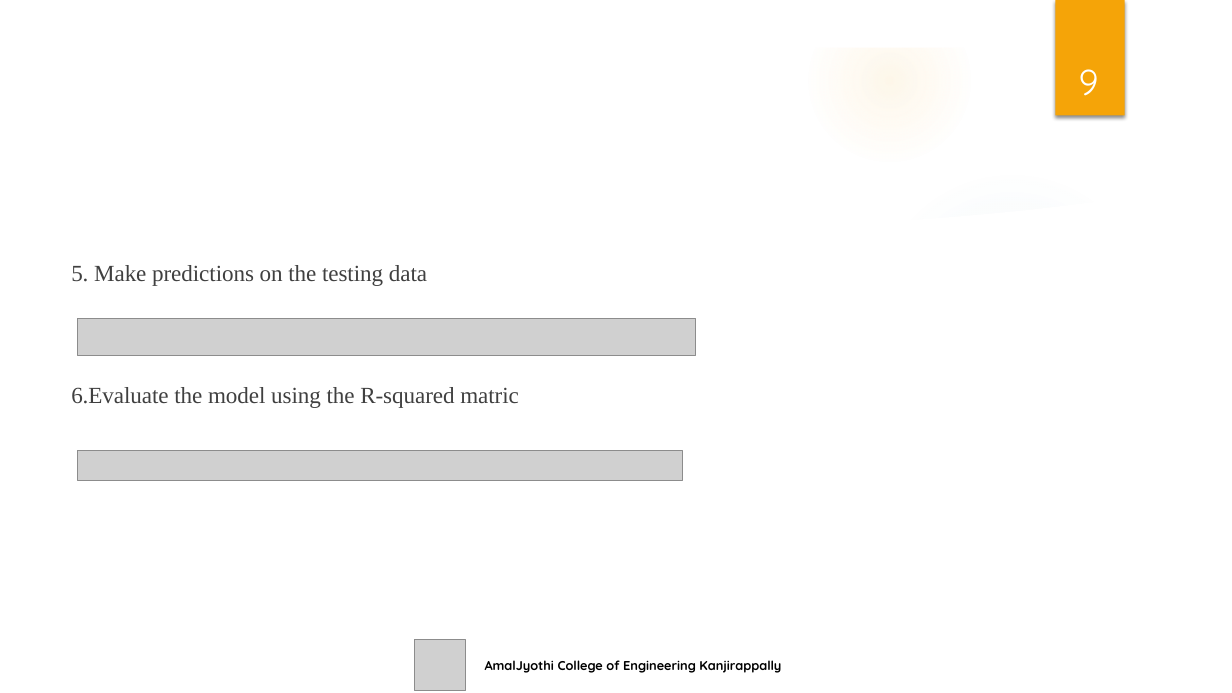
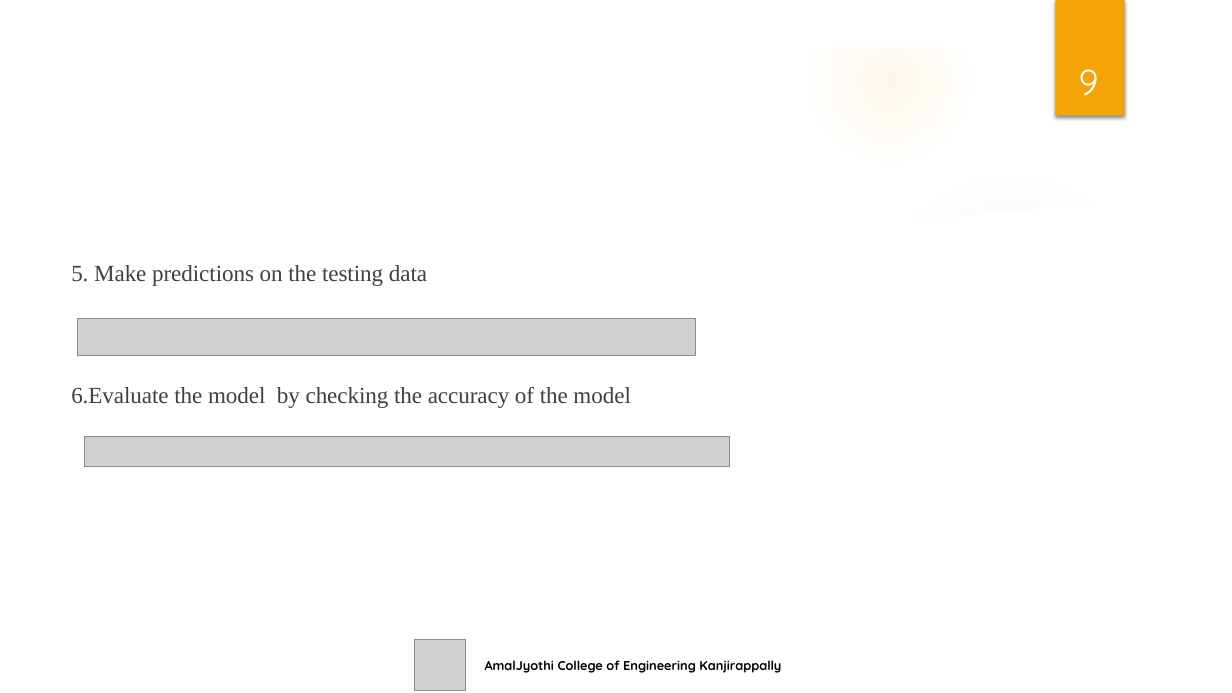
Before and after one commit to Abhinandks06/Multi_service_provider, a slide deck: slide 9 of multiserviceprovider/seminar/Seminar_Presentataion.pptx. Drawn at 1232x693 pixels with LibreOffice and Linux fonts; fonts in the diff are those of the drawing; grey boxes stand for pictures; background and template pictures are left out. Boxes give left, top, right and bottom in pixels: in the first picture for what was removed or moved away, otherwise in the second. Text is boxed around its words. In the diff, an @@ line names an element or a change of style, - is before the commit and + after.

```diff
--- a/multiserviceprovider/seminar/Seminar_Presentataion.pptx
+++ b/multiserviceprovider/seminar/Seminar_Presentataion.pptx
@@ text at [71,386,630,408]: text changed @@
-6.Evaluate the model using the R-squared matric
+6.Evaluate the model by checking the accuracy of the model
@@ picture added at [84,437,729,467] @@
@@ picture removed at [78,451,683,481] @@
```
Also in this commit, not shown: 6 other slides changed, 8 other files.
